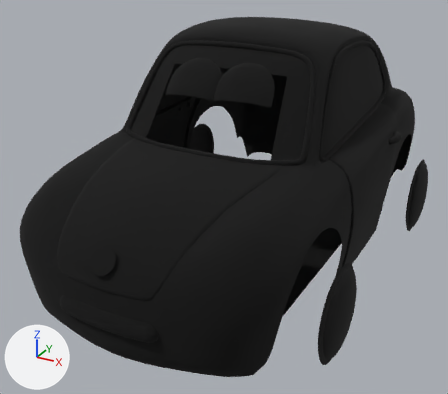
The glTF model car2.glb: old version first, new version second.
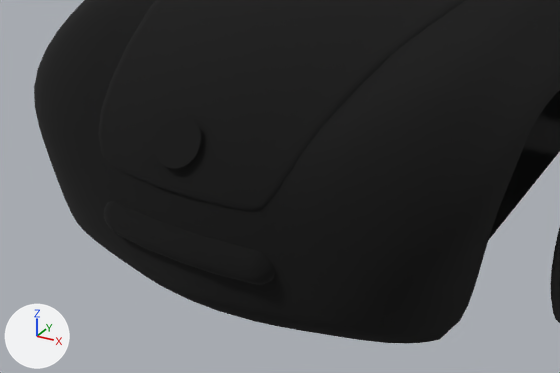
Old and new are each drawn whole from a 50 mm lens placed at (2.19, -4.45, 3.06), pointed at (-0.09, -0.3, 0.98) and again close up on the part from 0% to 72% of the width and 45% to 100% of the height. Arrows for +X, +Y and +Z are at lower left; the lights stay in place. Vertices at the same position are counted once.

In view in the first close-up: 'carH'.
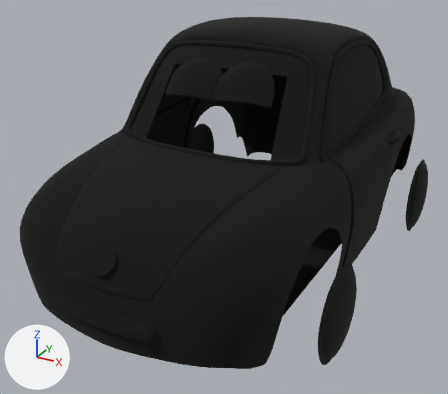
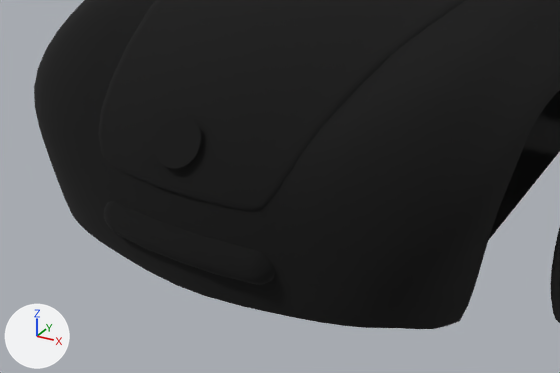
Pixel boxes (x1, y1, x2, y2) of what changed, in the close-ups (560 x 373 px):
'carH', reshaped: before (34, 0, 560, 343); after (34, 0, 560, 329)
part 1 of me_mesh_0, deleted (black): before (74, 218, 458, 343)

The edits, one by one:
me_mesh_0 is used by ob_carh; location (0.0, 0.0, 0.0).
me_mesh_0 had 5522 vertices, 9276 faces and spanned x -1.26..1.26, y -2.03..1.93, z 0.38..2.35.
me_mesh_0 now has 5464 vertices, 9158 faces and spans x -1.26..1.26, y -2.03..1.93, z 0.38..2.35.
Part 1, on me_mesh_0:
58 vertices are removed from x -0.91..0.89, y -1.94..-1.6, z 0.49..0.57.
118 faces are deleted.
